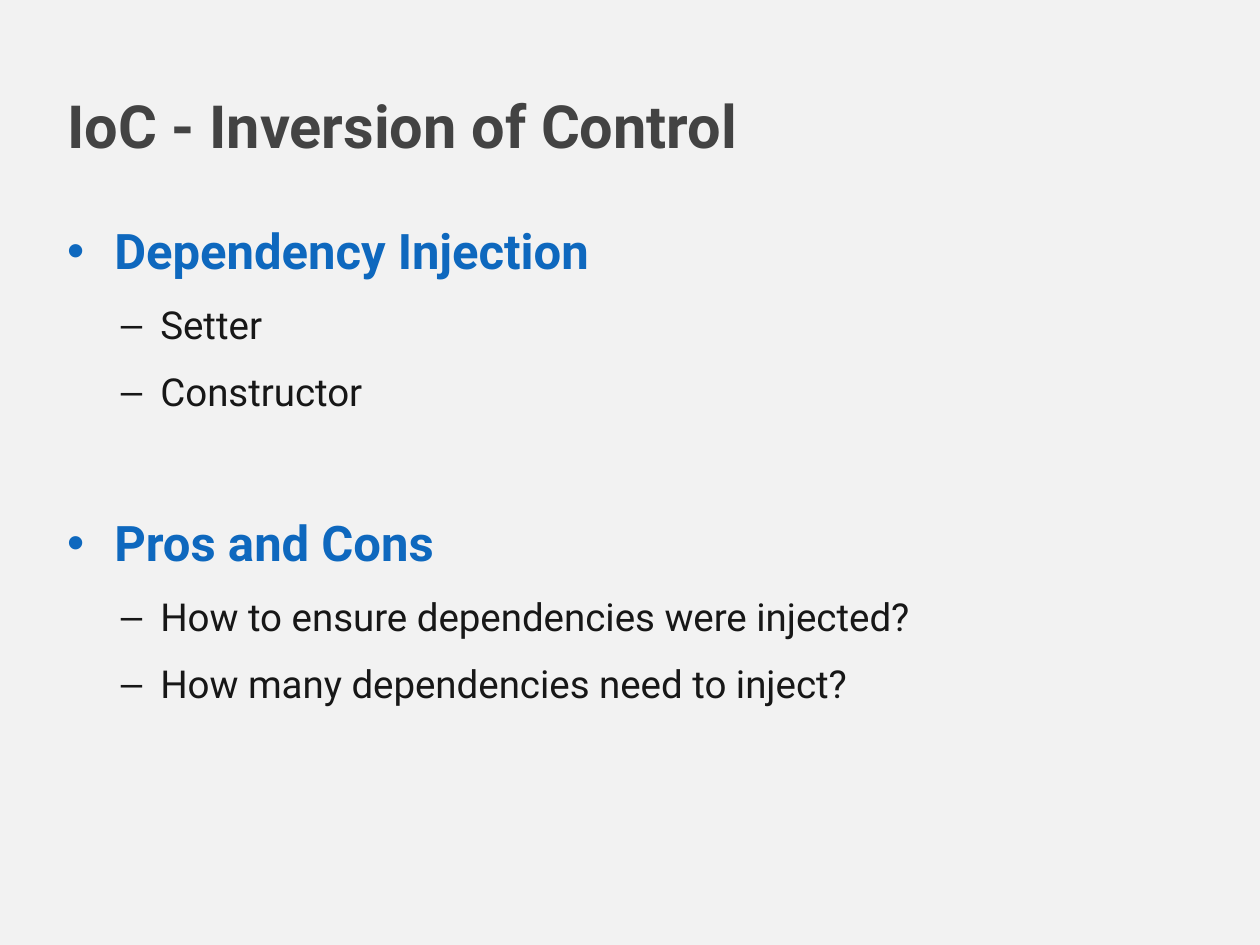
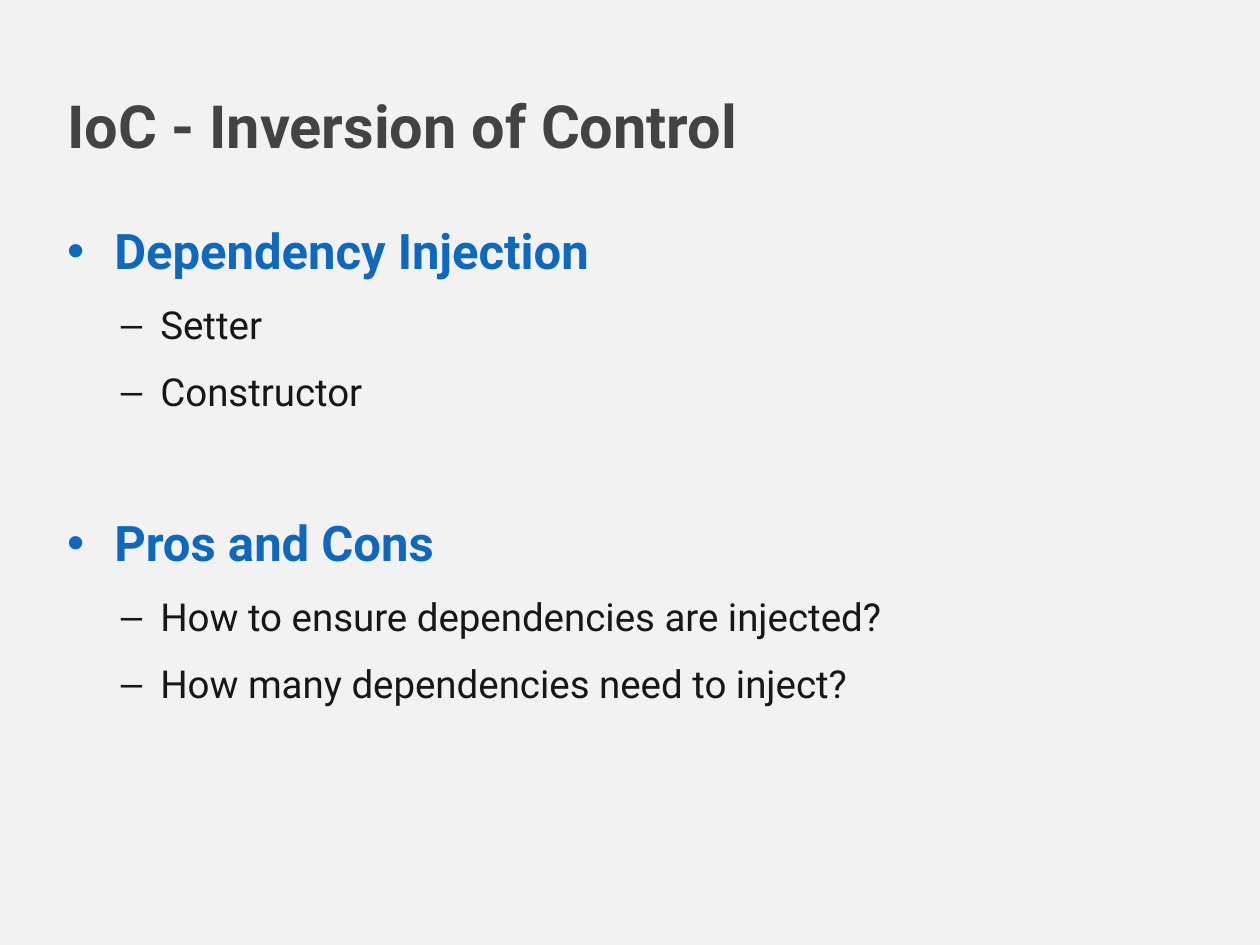
Before and after one commit to bagamoon/OOP-Training-1, a slide deck: slide 16 of OOP_Brett.pptx. Drawn at 1260x945 pixels with LibreOffice and Linux fonts; fonts in the diff are those of the drawing; background and template pictures are left out. Boxes give left, top, right and bottom in pixels: in the first picture for what was removed or moved away, otherwise in the second. Text is boxed around its words. In the diff, an @@ line names an element or a change of style, - is before the commit and + after.

```diff
--- a/OOP_Brett.pptx
+++ b/OOP_Brett.pptx
@@ text at box(160, 602, 881, 640): text changed @@
-  – How to ensure dependencies were injected?
+  – How to ensure dependencies are injected?
```
Also in this commit, not shown: 2 other slides changed, 7 other files.
